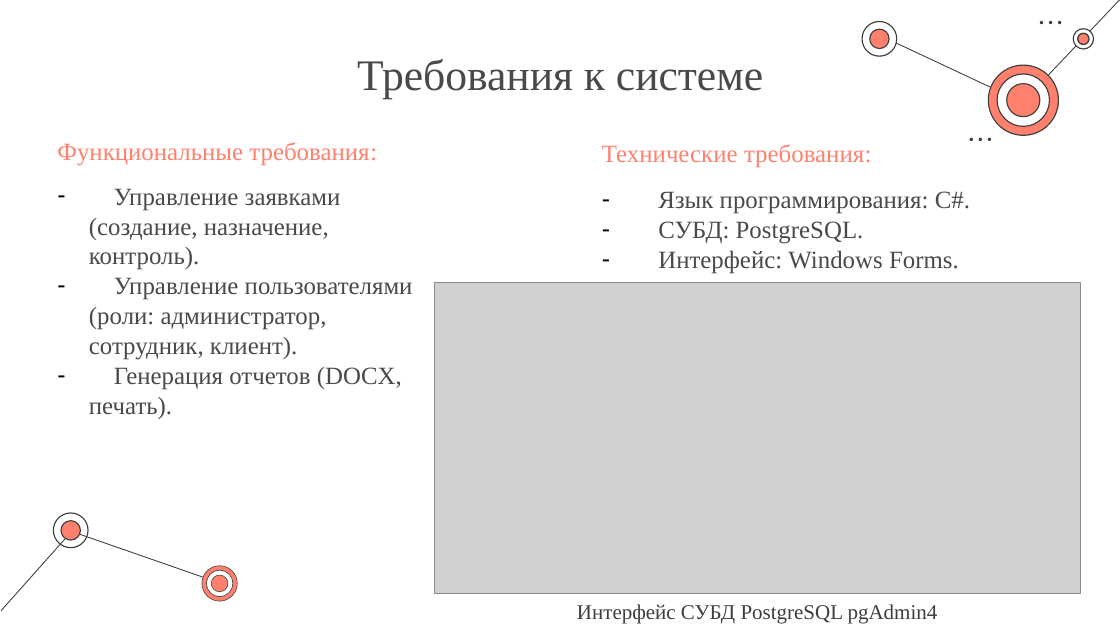
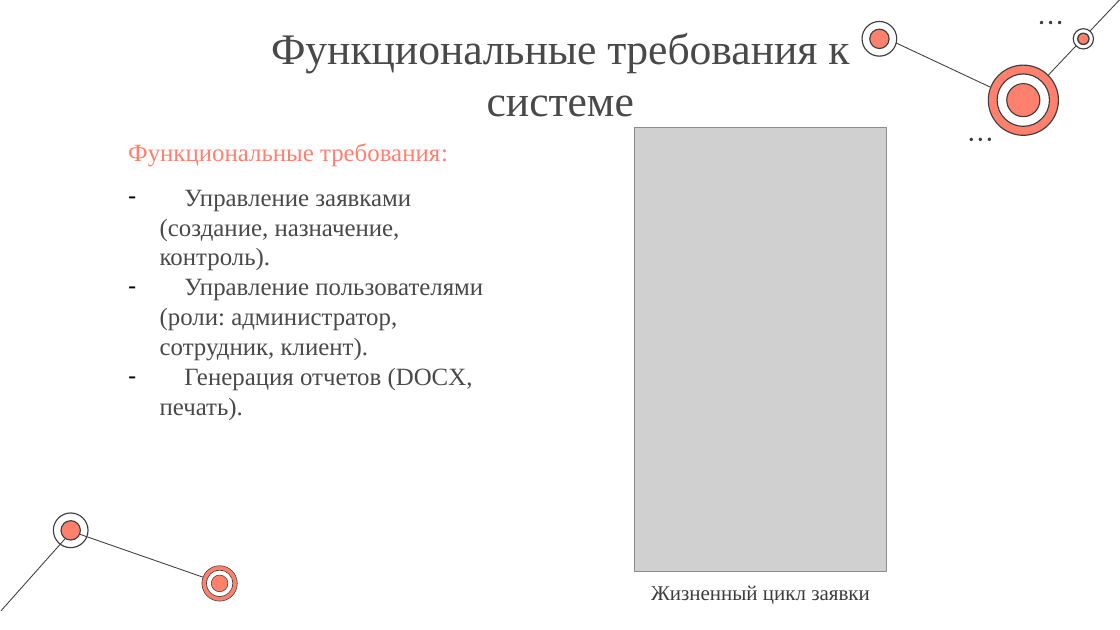
Before and after one commit to KaliShau/CSWT-CSharp, a slide deck: slide 4 of Презентация на защиту.pptx. Drawn at 1120x630 pixels with LibreOffice and Linux fonts; fonts in the diff are those of the drawing; grey boxes stand for pictures. Boxes give left, top, right and bottom in pixels: in the first picture for what was removed or moved away, otherwise in the second. Text is boxed around its words. In the diff, an @@ line names an element or a change of style, - is before the commit and + after.

```diff
--- a/Презентация на защиту.pptx
+++ b/Презентация на защиту.pptx
@@ title at bbox=[271, 33, 849, 117]: text changed @@
-Требования к системе
+Функциональные требования к системе
@@ text "Функциональные требования:": place and size @@
-text "Функциональные требования:" at bbox=[57, 142, 377, 165]
+text "Функциональные требования:" at bbox=[128, 143, 448, 166]
@@ text removed at bbox=[602, 144, 871, 167] @@
-Технические требования:
@@ picture added at bbox=[634, 128, 886, 571] @@
@@ text "Управление заявками (создание, назначение, контроль).": place and size @@
-text "Управление заявками (создание, назначение, контроль)." at bbox=[89, 188, 413, 419]
+text "Управление заявками (создание, назначение, контроль)." at bbox=[160, 189, 483, 420]
@@ text removed at bbox=[658, 191, 970, 274] @@
-– Язык программирования: C#.
-– СУБД: PostgreSQL.
-– Интерфейс: Windows Forms.
@@ picture removed at bbox=[434, 282, 1081, 593] @@
@@ text added at bbox=[651, 585, 870, 604], 18 pt, text #3D3D3D @@
+Жизненный цикл заявки
@@ text removed at bbox=[577, 604, 938, 623] @@
-Интерфейс СУБД PostgreSQL pgAdmin4
```
Also in this commit, not shown: 3 other slides changed, 2 slides added, 4 other files.
